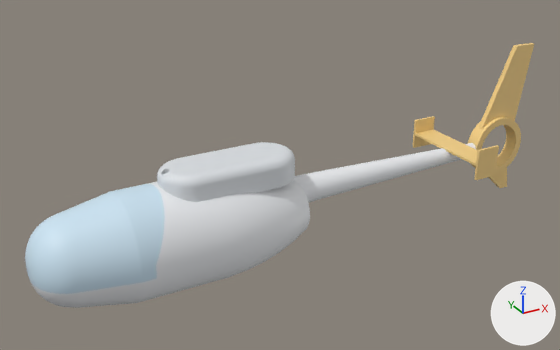
What one commit did to the glTF model docs/Additional CAD exercise/steps/ax_helicopter/step_15.glb.
The view is the same before and after, from a 50 mm camera at (-1378.0, -9439.0, 6692.0) aimed at (3919.0, 193.0, 1876.0). Arrows for +X, +Y and +Z are at lower right; the lights stay in place. The first picture is the older version.

Script lines for the objects in view, before the commit:
```python
ob_part__canopy_glazing = bpy.data.objects.new('part__canopy glazing', me_part__canopy_glazing)
ob_part__canopy_glazing.location = (0.0, 0.0, 0.0)
ob_part__engine_cowling = bpy.data.objects.new('part__engine cowling', me_part__engine_cowling)
ob_part__engine_cowling.location = (0.0, 0.0, 0.0)
ob_part__fin_and_fan_duct = bpy.data.objects.new('part__fin and fan duct', me_part__fin_and_fan_duct)
ob_part__fin_and_fan_duct.location = (0.0, 0.0, 0.0)
ob_part__fuselage = bpy.data.objects.new('part__fuselage', me_part__fuselage)
ob_part__fuselage.location = (0.0, 0.0, 0.0)
ob_part__horizontal_stabiliser = bpy.data.objects.new('part__horizontal stabiliser', me_part__horizontal_stabiliser)
ob_part__horizontal_stabiliser.location = (0.0, 0.0, 0.0)
ob_part__tail_boom = bpy.data.objects.new('part__tail boom', me_part__tail_boom)
ob_part__tail_boom.location = (0.0, 0.0, 0.0)
```
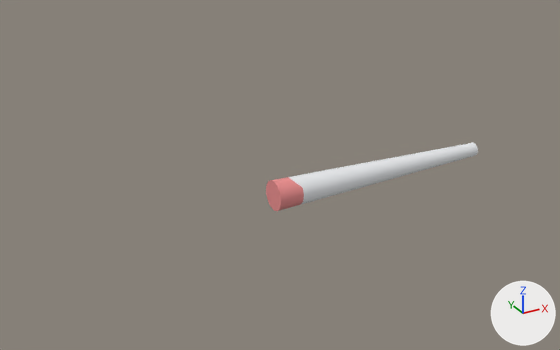
The change in detail:
Mesh me_removed__tail_boom is new.
It has 288 vertices, 572 faces and spans x 3700.0..4100.0, y -240.0..240.0, z 1410.0..1890.0.
It uses material mat_defaultmaterial_001.
Object 'part__fuselage' (ob_part__fuselage) is deleted.
Object 'part__canopy glazing' (ob_part__canopy_glazing) is deleted.
Object 'part__engine cowling' (ob_part__engine_cowling) is deleted.
Object 'part__fin and fan duct' (ob_part__fin_and_fan_duct) is deleted.
Object 'part__horizontal stabiliser' (ob_part__horizontal_stabiliser) is deleted.
Object 'removed__tail boom' (ob_removed__tail_boom) is new; it shows me_removed__tail_boom.
Its location is (0.0, 0.0, 0.0).

What differs and where, as boxes (x1, y1, x2, y2) in the pictures (560 x 350 px):
'part__fuselage', deleted: before (30, 181, 310, 308)
'part__canopy glazing', deleted: before (25, 184, 165, 294)
'part__engine cowling', deleted: before (157, 142, 295, 202)
'part__fin and fan duct', deleted (brown): before (468, 43, 534, 188)
'part__horizontal stabiliser', deleted (beige): before (413, 116, 499, 180)
'removed__tail boom', added (pink): after (266, 177, 304, 211)
